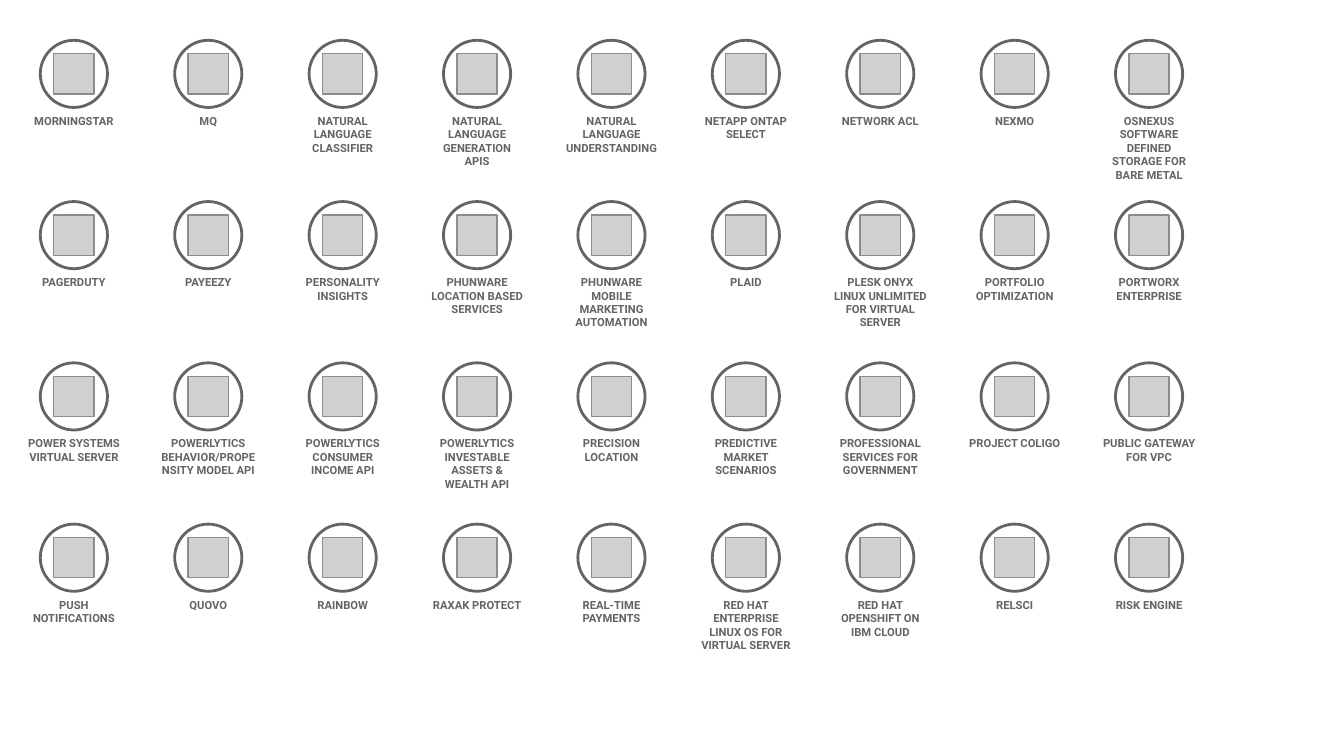
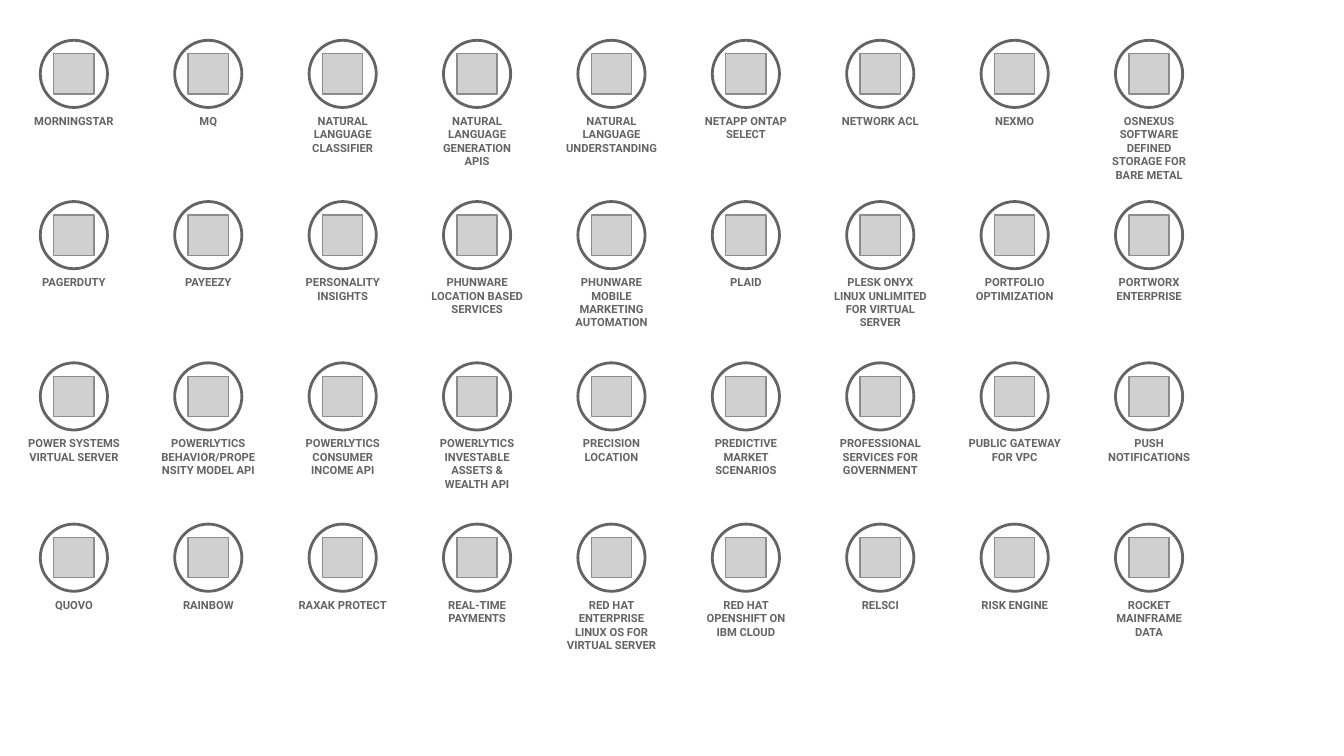
Before and after one commit to l2fprod/myarchitecture, a slide deck: slide 7 of mycatalog-architecture-diagram-template.pptx. Drawn at 1344x756 pixels with LibreOffice and Linux fonts; fonts in the diff are those of the drawing; grey boxes stand for pictures. Boxes give left, top, right and bottom in pixels: in the first picture for what was removed or moved away, otherwise in the second. Text is boxed around its words. In the diff, an @@ line names an element or a change of style, - is before the commit and + after.

```diff
--- a/mycatalog-architecture-diagram-template.pptx
+++ b/mycatalog-architecture-diagram-template.pptx
@@ text removed at (969, 439, 1060, 447) @@
-PROJECT COLIGO
@@ text "PUSH NOTIFICATIONS": place and size @@
-text "PUSH NOTIFICATIONS" at (33, 601, 115, 622)
+text "PUSH NOTIFICATIONS" at (1108, 439, 1190, 461)
@@ 9 texts: place and size @@
-9 texts at (189, 439, 1195, 649)
+9 texts at (55, 439, 1061, 649)
@@ text added at (1116, 601, 1182, 636), 6 pt, text #646365, bold @@
+ROCKET MAINFRAME DATA
```
Also in this commit, not shown: 4 other slides changed, 1 other file.
